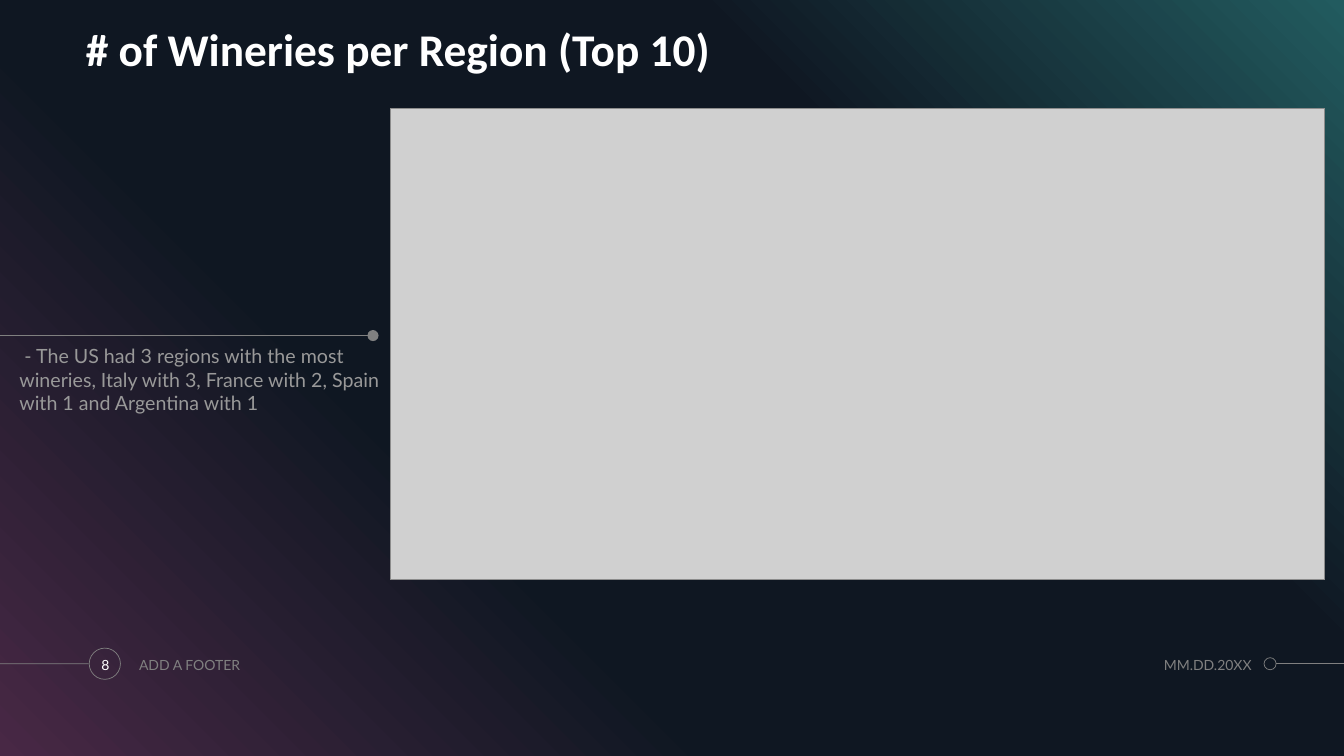
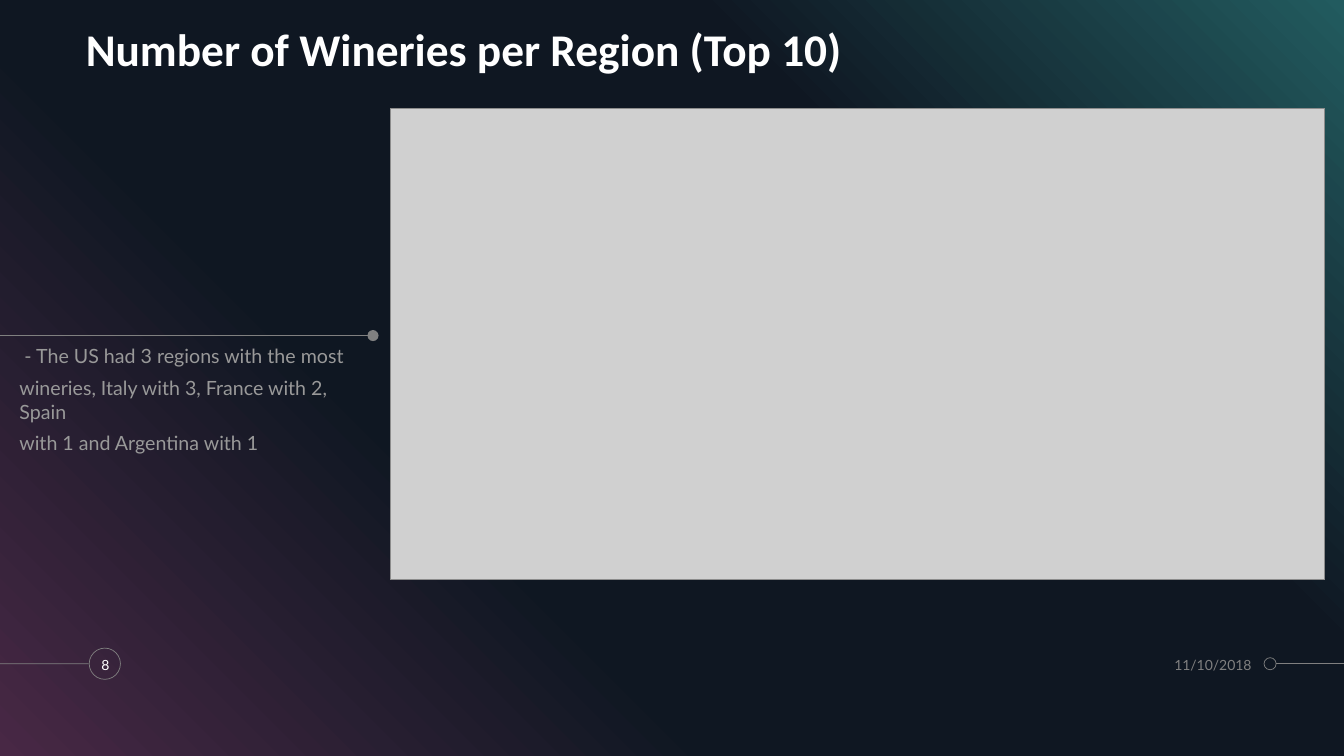
Before and after one commit to madengr00/PourTaste, a slide deck: slide 8 of Output/pourtaste_3.pptx. Drawn at 1344x756 pixels with LibreOffice and Linux fonts; fonts in the diff are those of the drawing; grey boxes stand for pictures. Boxes give left, top, right and bottom in pixels: in the first picture for what was removed or moved away, otherwise in the second. Text is boxed around its words. In the diff, an @@ line names an element or a change of style, - is before the commit and + after.

```diff
--- a/Output/pourtaste_3.pptx
+++ b/Output/pourtaste_3.pptx
@@ title at <box>86,32,841,74</box>: text changed @@
-# of Wineries per Region (Top 10)
+Number of Wineries per Region (Top 10)
@@ text at <box>19,348,344,454</box>: text changed @@
-- The US had 3 regions with the most wineries, Italy with 3, France with 2, Spain with 1 and Argentina with 1
+- The US had 3 regions with the most
+wineries, Italy with 3, France with 2, Spain
+with 1 and Argentina with 1
@@ text removed at <box>139,660,240,670</box> @@
-ADD A FOOTER
@@ text at <box>1174,660,1251,671</box>: text changed @@
-MM.DD.20XX
+11/10/2018
```
Also in this commit, not shown: 17 other slides changed, 2 slides added, 1 slide removed, 2 other files.
